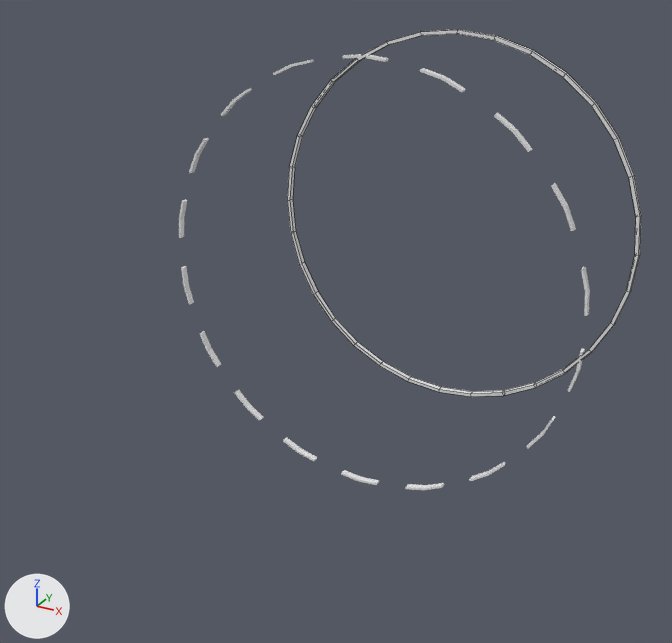
Before and after pictures for a commit that changed the FBX model Assets/Models/Ring_AA.fbx.
The view is the same before and after, from a 50 mm lens placed at (1.77, -4.47, 1.54), pointed at (-0.08, -1.1, -0.14). The axes (+X, +Y, +Z) are drawn at lower left. The lights are the same throughout. Mesh edges are drawn as thin lines on the coarser meshes.

The scene before the commit, as lines of its bpy script (objects in view):
```python
me_cube = bpy.data.meshes.new('Cube')
me_cube.from_pydata(...)  # 128 vertices, 128 faces; spans x -1.0..1.0, y -0.02..0.02, z -0.98..1.02
me_cube.materials.append(mat_material)  # white #e7e7e7
me_cube_002 = bpy.data.meshes.new('Cube.002')
me_cube_002.from_pydata(...)  # 216 vertices, 180 faces; spans x -1.01..1.01, y -0.02..0.02, z -1.02..1.02
me_cube_002.materials.append(mat_material)  # white #e7e7e7
ob_ring_aa = bpy.data.objects.new('Ring_AA', me_cube)
ob_ring_aa.location = (0.0, 0.0, 0.0)
ob_ring_aggro = bpy.data.objects.new('Ring_Aggro', me_cube_002)
ob_ring_aggro.location = (0.0, -1.0, 0.0)
```
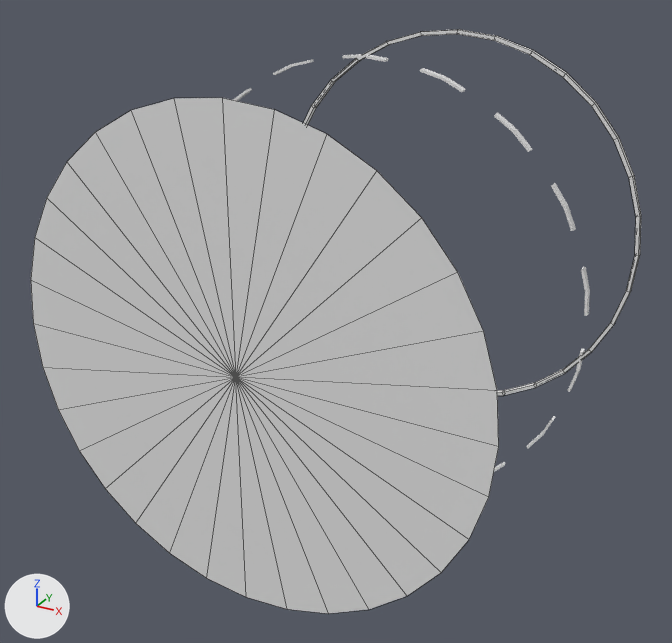
Location of each change, [x1, y1, x2, y2] in pixels of the pictures (672 x 643 px):
'ZoneCapa', added: after [31, 98, 499, 614]

What changed in the scene script:
```text
Add me_circle:
    me_circle.from_pydata(...)  # 33 vertices, 32 faces; spans x -1.0..1.0, y 0.0, z -1.0..1.0
Add ob_zonecapa:
    ob_zonecapa = bpy.data.objects.new('ZoneCapa', me_circle)
    ob_zonecapa.location = (0.0, -2.0, 0.0)
```
